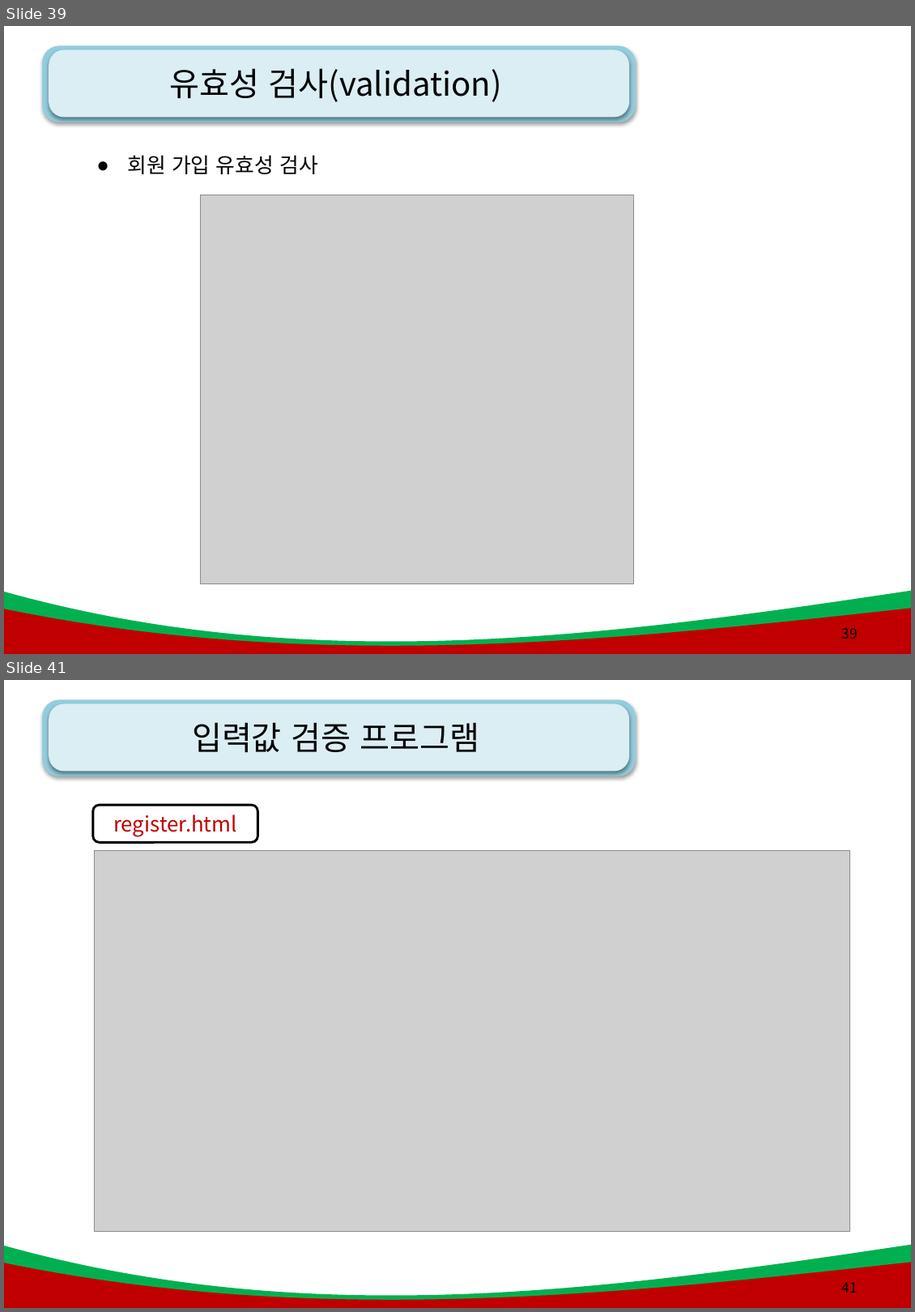
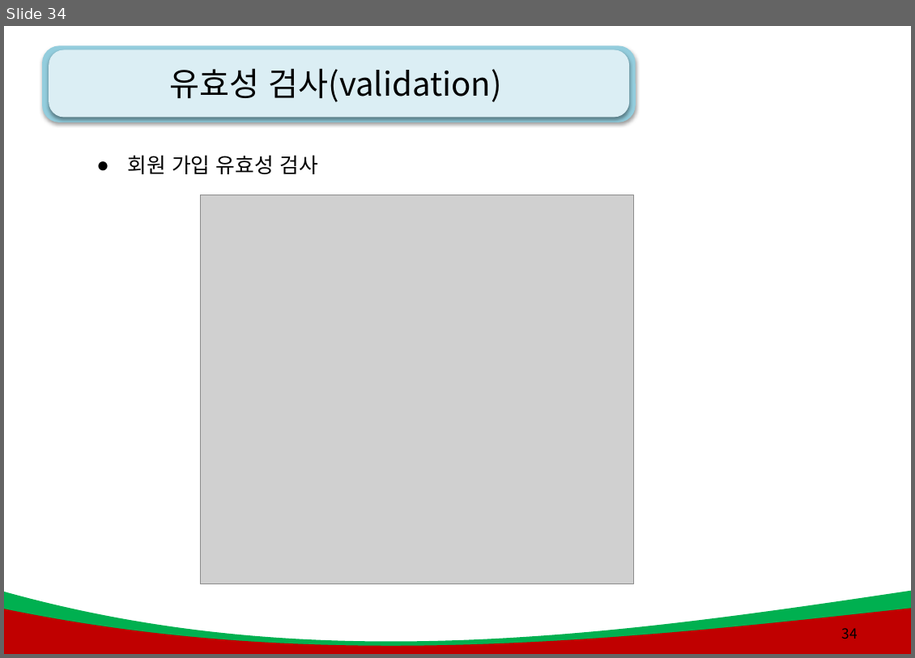
Before and after one commit to kiyongee2/green_project_web, a slide deck: js_ppt/8강. js_폼과 정규표현식.pptx. Shown one above the other, each under a label of ours: slides 39 and 41 before the commit, slide 34 after it; the slides between them are not shown. The pictures are 915x1312 and 915x658 pixels, drawn with LibreOffice and Linux fonts; fonts in the diff are those of the drawing; grey boxes stand for pictures; background and template pictures are left out. Boxes give left, top, right and bottom in pixels: in the first picture for what was removed or moved away, otherwise in the second. Text is boxed around its words. In the diff, an @@ line names an element or a change of style, - is before the commit and + after.

```diff
--- a/js_ppt/8강. js_폼과 정규표현식.pptx
+++ b/js_ppt/8강. js_폼과 정규표현식.pptx
@@ slide 41 removed at (4,680,911,1308), background #FFFFFF; not listed: 4 template elements that a slide beside it also shows @@
@@ title removed at (192,722,479,753) @@
-입력값 검증 프로그램
@@ rounded rectangle removed at (93,805,258,843) @@
-register.html
@@ picture removed at (95,851,851,1232) @@
@@ page number removed at (842,1282,857,1292) @@
-41
@@ what was slide 39 is now slide 34 @@
@@ page number at (842,628,857,638): text changed @@
-39
+34
```
Also in this commit, not shown: 5 slides changed, 5 other slides removed, 24 other files.
